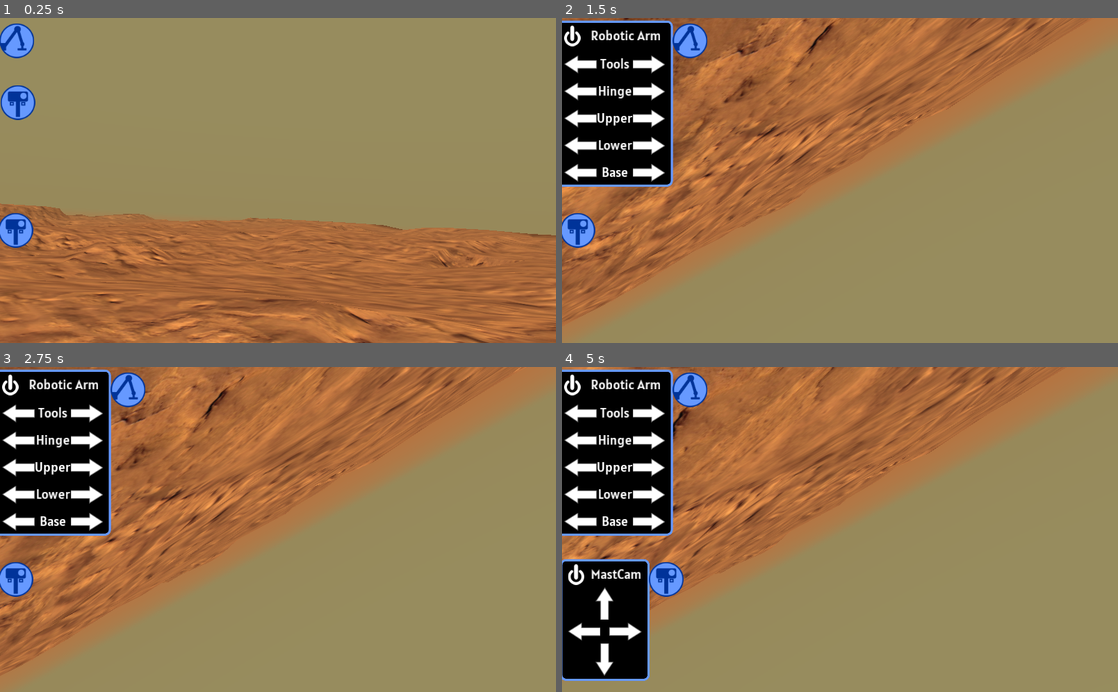
Above: before the commit, frames 1-4 (two rows, left to right).
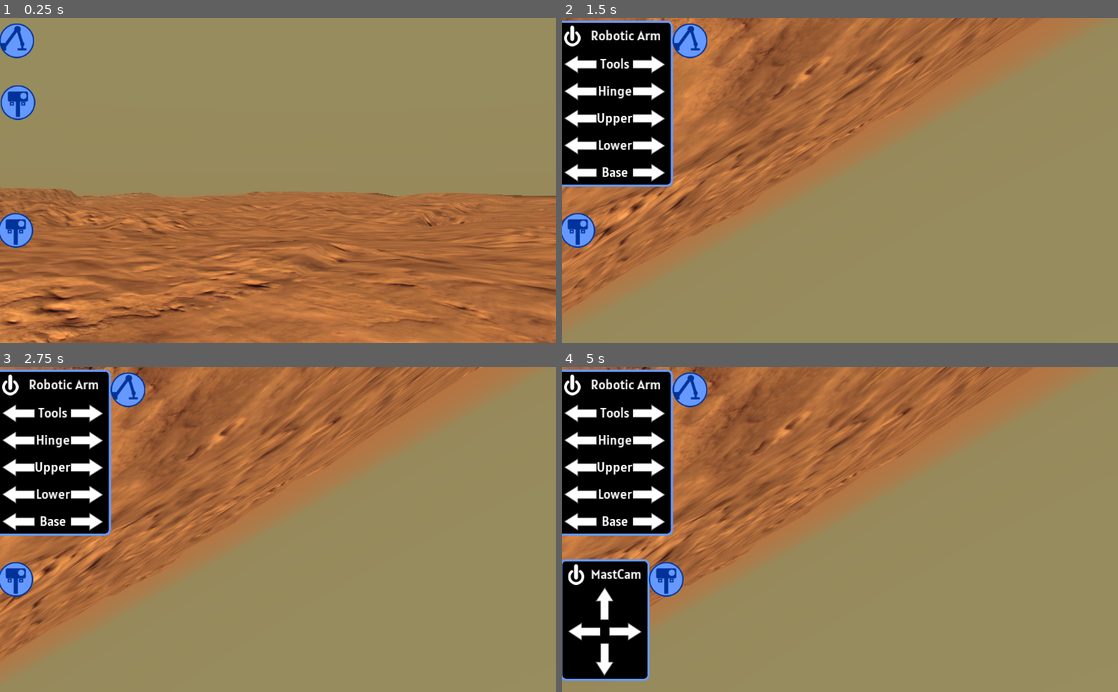
Above: after the commit, the same moments.

Repository: reflectivelayer/curiosity2
Game: Godot game, scene res://Terrain.tscn
Same seed, same stepped clock (60 frames per second), same inputs: the game is played once before the commit and once after it.
Inputs (mouse positions are in pixels of both pictures, inside the frame that each line leads up to):
- Up to frame 1 (0.25 s): no input
- Up to frame 2 (1.5 s): click (578, 40) at 0.5 s; click (573, 37) at 1.25 s
- Up to frame 3 (2.75 s): click (16, 412) at 2.02 s
- Up to frame 4 (5 s): click (650, 412) at 2.77 s; click (578, 578) at 3.5 s; click (606, 604) at 4.25 s

The runs differ from the first frame. In frame 1, 22% of the frame differs, in the area x 0-100%, y 52-100%; in frame 2, 13%; in frame 3, 12%; in frame 4, 9.4%.

Commit message:
added LED light to MAHLI

Diff:
--- a/app/Rover.gd
+++ b/app/Rover.gd
@@ -53,7 +53,9 @@
 	DriveUI = get_parent().get_node("Control/DriveRect/Drive")
 	DriveUI.connect("driveMovment",self,"onDriveMovement")
 
+
 func _process(delta):
+
 	if _moveMastCamUp:
 		_mastCam.rotate_x(-MASTCAM_HEAD_SPEED*delta)
 	elif _moveMastCamDown:
@@ -87,20 +89,18 @@
 	elif _moveArmInstrumentRight:
 		_armInstrument.rotate_y(-ARM_SPEED*delta)
 	elif _turnLeft:
-		rotate_y(0.005)
+		add_torque (Vector3(0,2000,0))
+		pass
 	elif _turnRight:
-		rotate_y(-0.005)
+		add_torque (Vector3(0,-2000,0))
+		pass
 
 func onPowerToggle():
 	power = !power
 	if power:
-		engine_force = 30
-		brake = 0
-		#$MastCam/MastStartUp.play_backwards("MastStartUp")
+		$MastCam/MastStartUp.play_backwards("MastStartUp")
 	else:
-		engine_force = 0
-		brake = 0.8
-		#$MastCam/MastStartUp.play("MastStartUp")
+		$MastCam/MastStartUp.play("MastStartUp")
 
 
 func onCameraToggle():
@@ -139,8 +139,16 @@
 				_driveStop()
 		"left":
 			_turnLeft = isOn
+			if isOn:
+				brake = 0
+			else:
+				brake = 10
 		"right":
 			_turnRight = isOn
+			if isOn:
+				brake = 0
+			else:
+				brake = 10
 
 func onArmMovement(section, direction,isOn):
 	match section:
@@ -178,12 +186,12 @@
 func _driveForward():
 	_setWheelsforStraight()
 	brake =0.0
-	engine_force = 20
+	engine_force = 500
 
 func _driveBackward():
 	_setWheelsforStraight()
 	brake =0.0
-	engine_force = -20
+	engine_force = -500
 
 func _turnLeft():
 	_setWheelsforTurn()
@@ -193,7 +201,7 @@
 
 func _driveStop():
 	engine_force=0
-	brake = 1
+	brake = 10
 
 func _setWheelsforTurn():
 	$RightFront.rotate_y(35)
@@ -207,3 +215,9 @@
 	$RightRear.rotation_degrees.y = 0
 	$LeftFront.rotation_degrees.y = 0
 	$LeftRear.rotation_degrees.y = 0
+
+func _turnPosition():
+	$RightFront.rotation_degrees.y = 35
+	$LeftFront.rotation_degrees.y = -35
+	$RightRear.rotation_degrees.y = -35
+	$LeftRear.rotation_degrees.y = 35
--- a/app/Terrain.tscn
+++ b/app/Terrain.tscn
@@ -185,6 +185,7 @@
 shader = ExtResource( 20 )
 
 [sub_resource type="PhysicsMaterial" id=49]
+friction = 49.87
 
 [sub_resource type="ShaderMaterial" id=50]
 shader = ExtResource( 22 )
@@ -206,11 +207,11 @@
 transform = Transform( 1, 0, 0, 0, 0.746986, 0.664839, 0, -0.664839, 0.746986, 0, 0, 0 )
 
 [node name="Camera" type="Camera" parent="CamCenter"]
-transform = Transform( 0.74825, 0.345213, -0.566524, -0.418925, 0.908021, 1.78814e-007, 0.514416, 0.237331, 0.824046, 1.24494, 6.91566, 4.57934 )
+transform = Transform( 0.0985804, 0.287183, -0.95279, -0.616429, 0.769261, 0.168086, 0.781216, 0.570757, 0.252862, 4.37329, 7.50955, 3.48879 )
 
 [node name="Rover" type="VehicleBody" parent="."]
-transform = Transform( -0.740996, 0, -0.67151, 0, 1, 0, 0.67151, 0, -0.740996, 6.15932, 6.70987, -5.95285 )
-mass = 500.0
+transform = Transform( -0.740996, 0, -0.67151, 0, 1, 0, 0.67151, 0, -0.740996, 8.71722, 6.51486, -3.61076 )
+mass = 5000.0
 script = ExtResource( 2 )
 
 [node name="Chassis" type="MeshInstance" parent="Rover"]
@@ -276,6 +277,7 @@
 
 [node name="LeftFront" type="VehicleWheel" parent="Rover"]
 transform = Transform( 1, 0, 1.49012e-008, 0, 1, 0, -1.49012e-008, 0, 1, 1.07448, 0.269852, 1.08701 )
+wheel_roll_influence = 1.0
 wheel_radius = 0.24
 wheel_friction_slip = 1.0
 suspension_stiffness = 50.0
@@ -289,6 +291,7 @@
 editor/display_folded = true
 transform = Transform( 1, 0, 0, 0, 1, 0, 0, 0, 1, -1.06145, 0.269852, 1.08701 )
 use_as_traction = true
+wheel_roll_influence = 1.0
 wheel_radius = 0.24
 wheel_friction_slip = 1.0
 suspension_stiffness = 50.0
@@ -302,6 +305,7 @@
 editor/display_folded = true
 transform = Transform( 1, 0, 0, 0, 1, 0, 0, 0, 1, -1.06145, 0.269852, -1.17326 )
 use_as_traction = true
+wheel_roll_influence = 1.0
 wheel_radius = 0.24
 wheel_friction_slip = 1.0
 suspension_stiffness = 50.0
@@ -339,6 +343,7 @@
 editor/display_folded = true
 transform = Transform( 1, 0, 2.98023e-008, 0, 1, 0, -2.98023e-008, 0, 1, 1.07448, 0.260694, -1.16808 )
 use_as_traction = true
+wheel_roll_influence = 1.0
 wheel_radius = 0.24
 wheel_friction_slip = 1.0
 suspension_stiffness = 50.0
@@ -403,7 +408,7 @@
 material/1 = SubResource( 44 )
 
 [node name="Instruments" type="MeshInstance" parent="Rover/Arm/Lower/Upper/InstrumentBase"]
-transform = Transform( -0.975543, -1.30094e-007, 0.219811, -2.09846e-007, 0.999999, -3.14743e-007, -0.219812, -3.43294e-007, -0.975542, 0.0597508, 0.133471, 0.141341 )
+transform = Transform( -0.975543, -1.3411e-007, 0.219811, -2.08616e-007, 0.999999, -3.12924e-007, -0.219812, -3.39001e-007, -0.975542, 0.059751, 0.133471, 0.141341 )
 mesh = ExtResource( 18 )
 material/0 = SubResource( 45 )
 material/1 = SubResource( 46 )
@@ -418,6 +423,10 @@
 [node name="MAHLI" type="Camera" parent="Rover/Arm/Lower/Upper/InstrumentBase/Instruments"]
 transform = Transform( -0.3837, -0.376436, 0.843248, 0.580503, -0.808487, -0.0967744, 0.718185, 0.452375, 0.528739, -0.202153, 0.142974, -0.130092 )
 fov = 39.2
+
+[node name="SpotLight" type="SpotLight" parent="Rover/Arm/Lower/Upper/InstrumentBase/Instruments/MAHLI"]
+transform = Transform( 1, 3.72529e-008, -2.98023e-007, 7.45058e-009, 1, 0, 3.27826e-007, 0, 1, 0.00324726, 0.0766838, 0.0226936 )
+spot_angle = 26.0
 
 [node name="Desaturator" type="TextureRect" parent="Rover"]
 visible = false
